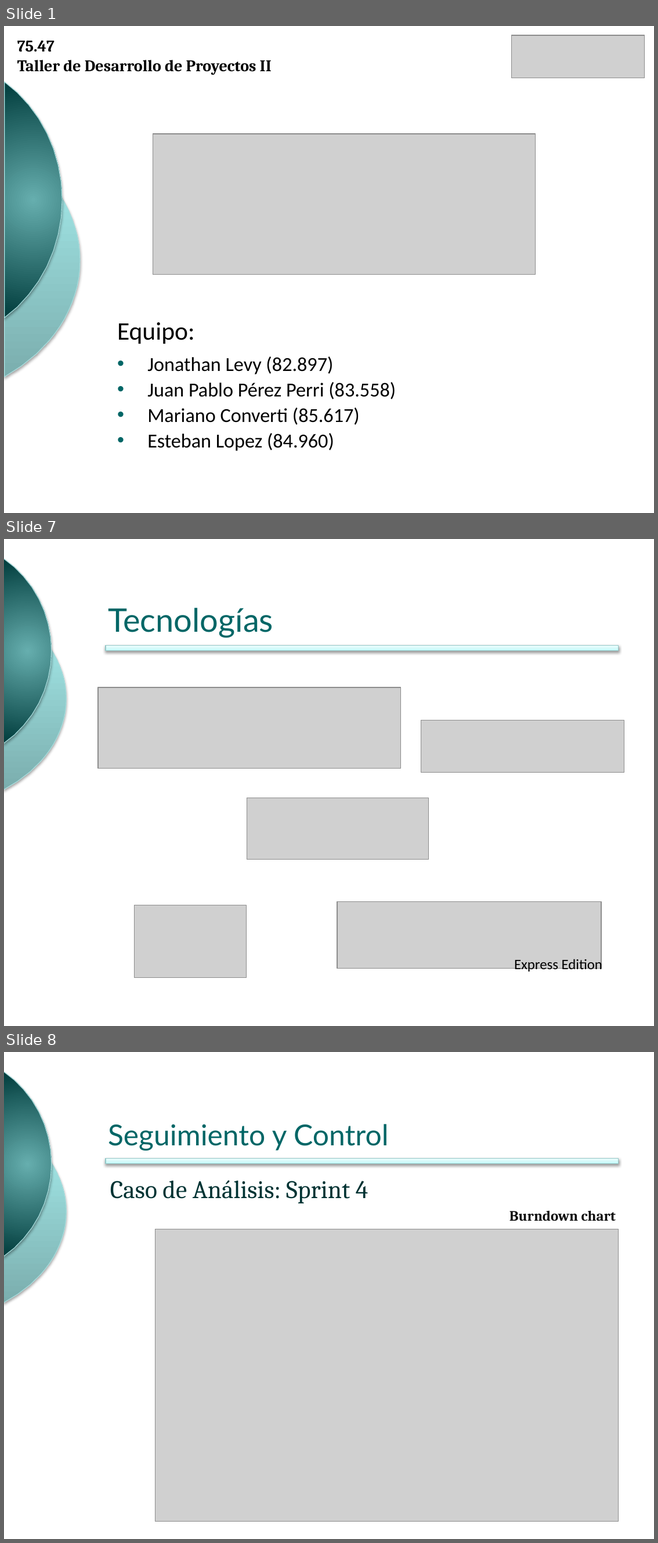
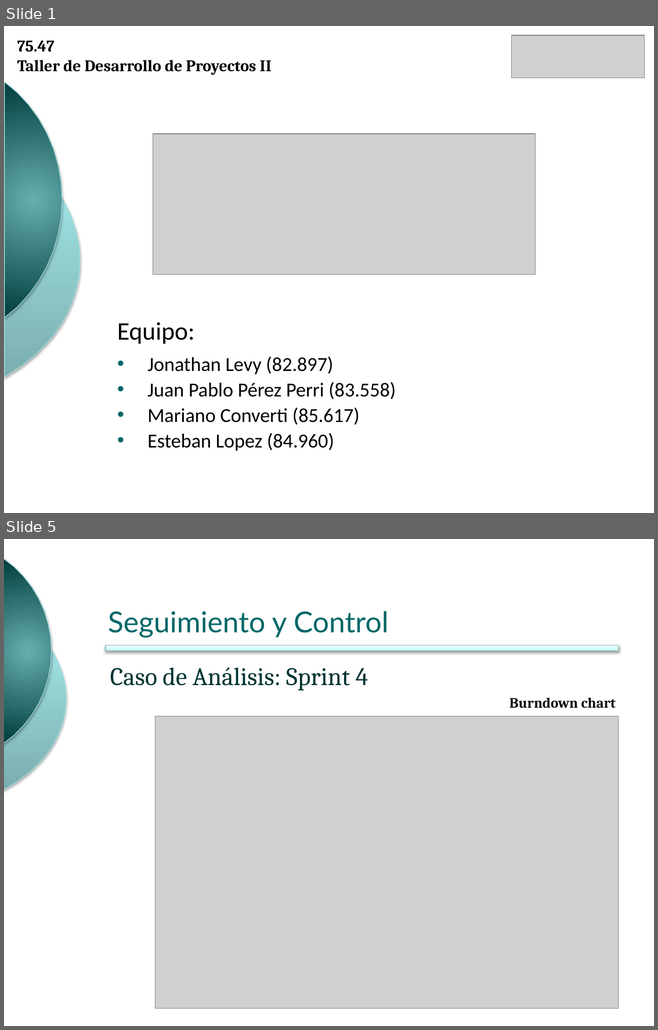
Before and after one commit to ingevy/taller-desarrollo-proyectos-ii-2do-2010, a slide deck: presentations/presentacionFinal.pptx. Shown one above the other, each under a label of ours: slides 1, 7 and 8 before the commit, slides 1 and 5 after it; the slides between them are not shown. The pictures are 658x1543 and 658x1030 pixels, drawn with LibreOffice and Linux fonts; fonts in the diff are those of the drawing; grey boxes stand for pictures; background and template pictures are left out. Boxes give left, top, right and bottom in pixels: in the first picture for what was removed or moved away, otherwise in the second. Text is boxed around its words. In the diff, an @@ line names an element or a change of style, - is before the commit and + after.

```diff
--- a/presentations/presentacionFinal.pptx
+++ b/presentations/presentacionFinal.pptx
@@ slide 7 removed at bbox=[4, 539, 654, 1026], background #FFFFFF; not listed: 3 template elements that a slide beside it also shows @@
@@ title removed at bbox=[108, 607, 273, 638] @@
-Tecnologías
@@ picture removed at bbox=[98, 687, 401, 769] @@
@@ picture removed at bbox=[421, 720, 623, 772] @@
@@ picture removed at bbox=[247, 798, 428, 859] @@
@@ picture removed at bbox=[338, 902, 601, 968] @@
@@ picture removed at bbox=[134, 906, 246, 978] @@
@@ text removed at bbox=[514, 958, 602, 973] @@
-Express Edition
@@ what was slide 8 is now slide 5 @@
```
Also in this commit, not shown: 7 slides changed, 3 other slides removed, 3 other files.
